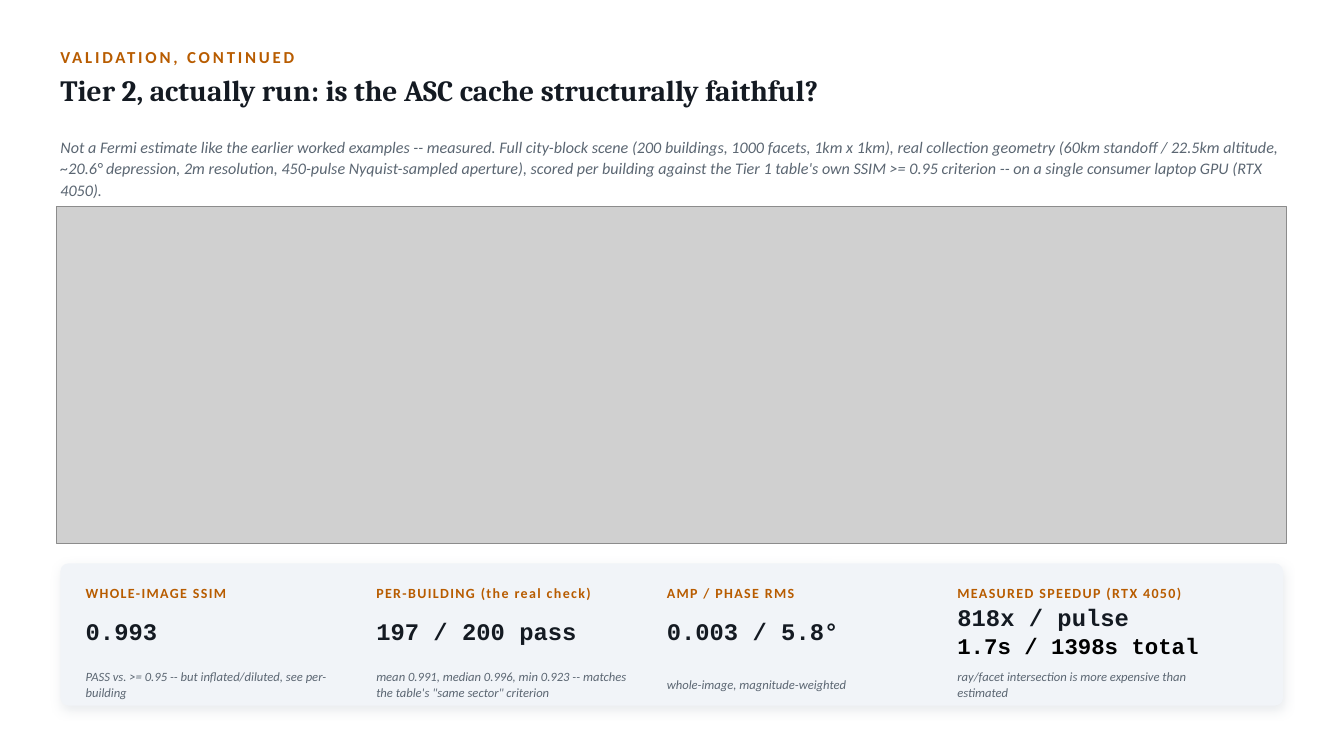
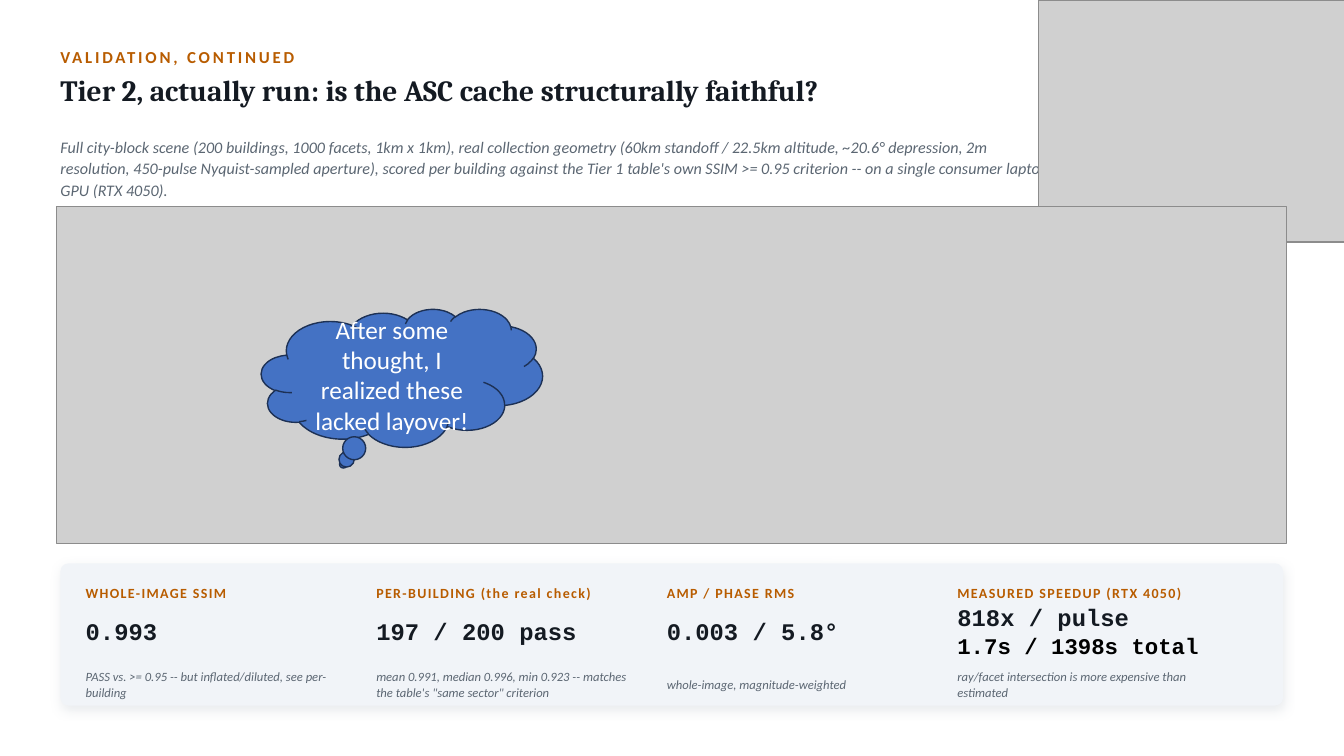
Before and after one commit to dphilli1-00/portfolio, a slide deck: slide 21 of beyond SARCASTIC.pptx. Drawn at 1344x756 pixels with LibreOffice and Linux fonts; fonts in the diff are those of the drawing; grey boxes stand for pictures. Boxes give left, top, right and bottom in pixels: in the first picture for what was removed or moved away, otherwise in the second. Text is boxed around its words. In the diff, an @@ line names an element or a change of style, - is before the commit and + after.

```diff
--- a/beyond SARCASTIC.pptx
+++ b/beyond SARCASTIC.pptx
@@ picture added at <box>1038,1,1344,242</box> @@
@@ text at <box>60,141,1048,198</box>: text changed @@
-Not a Fermi estimate like the earlier worked examples -- measured. Full city-block scene (200 buildings, 1000 facets, 1km x 1km), real collection geometry (60km standoff / 22.5km altitude, ~20.6° depression, 2m resolution, 450-pulse Nyquist-sampled aperture), scored per building against the Tier 1 table's own SSIM >= 0.95 criterion -- on a single consumer laptop GPU (RTX 4050).
+Full city-block scene (200 buildings, 1000 facets, 1km x 1km), real collection geometry (60km standoff / 22.5km altitude, ~20.6° depression, 2m resolution, 450-pulse Nyquist-sampled aperture), scored per building against the Tier 1 table's own SSIM >= 0.95 criterion -- on a single consumer laptop GPU (RTX 4050).
@@ thought cloud added at <box>261,310,542,448</box>, fill #4472C4, outline #1E3256 1 pt, 18 pt, text #FFFFFF @@
+After some thought, I realized these lacked layover!
```
Also in this commit, not shown: 9 other slides changed, 2 slides added, 19 other files.
